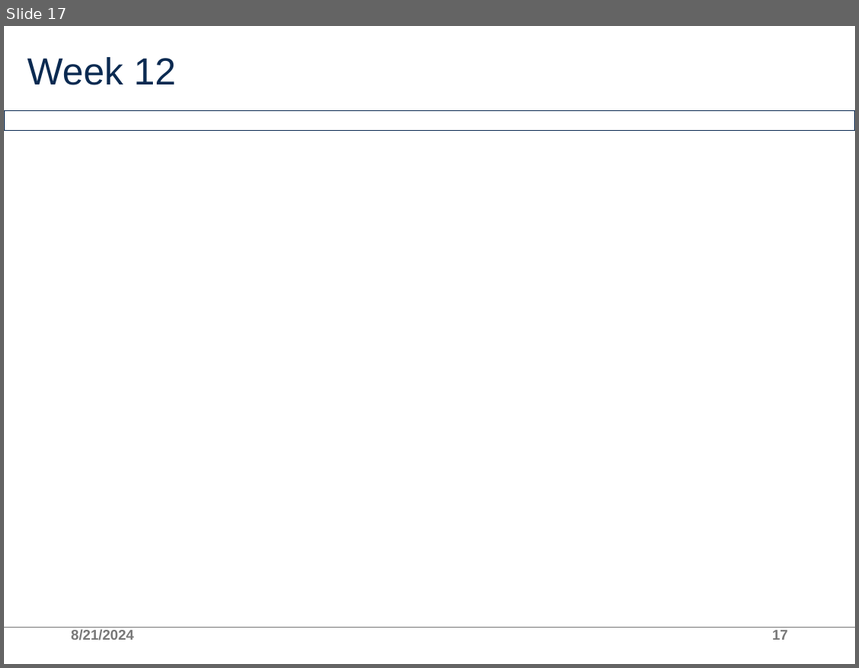
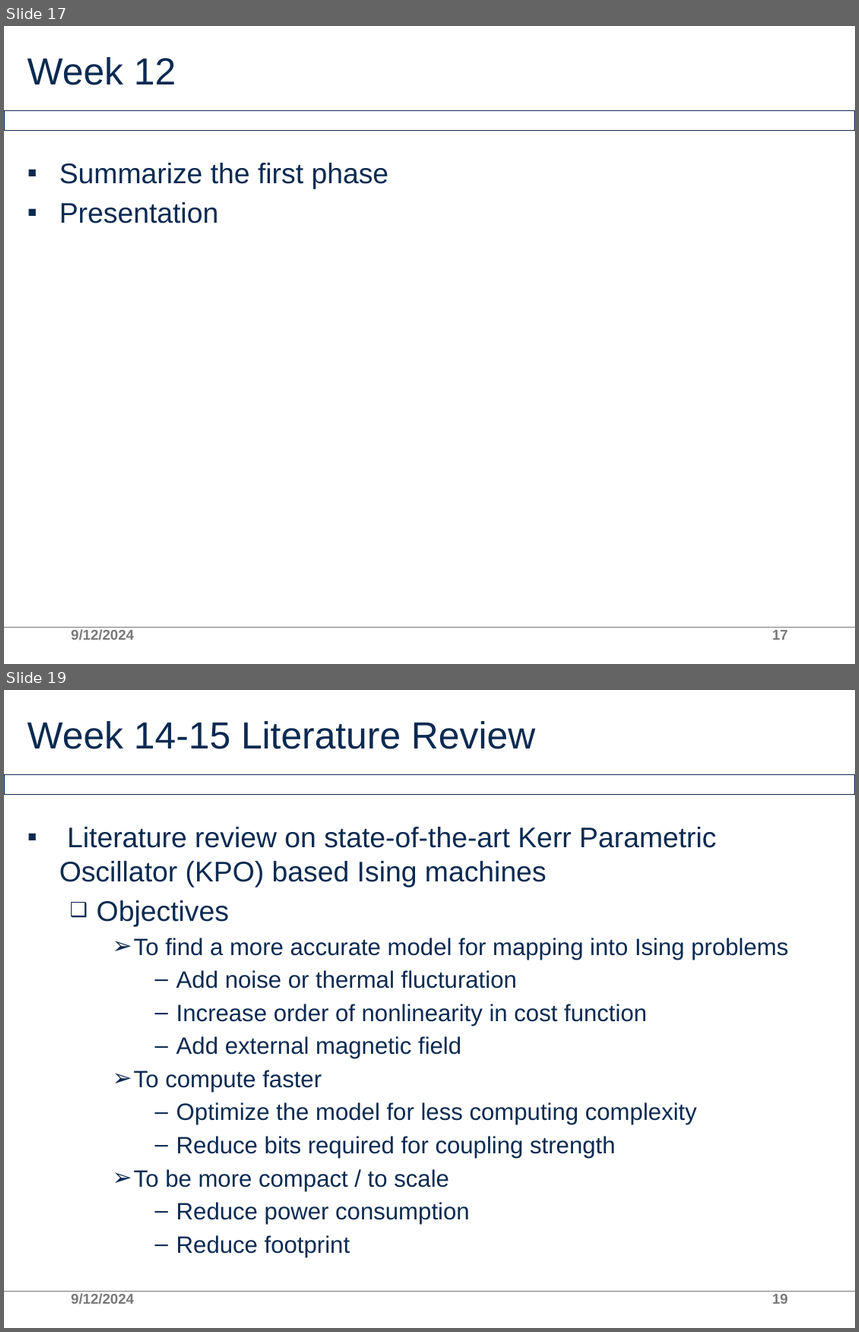
Before and after one commit to AllInCoffee/WHK_workplace, a slide deck: progress.pptx. Shown one above the other, each under a label of ours: slide 17 before the commit, slides 17 and 19 after it; the slides between them are not shown. The pictures are 859x668 and 859x1332 pixels, drawn with LibreOffice and Linux fonts; fonts in the diff are those of the drawing; background and template pictures are left out. Boxes give left, top, right and bottom in pixels: in the first picture for what was removed or moved away, otherwise in the second. Text is boxed around its words. In the diff, an @@ line names an element or a change of style, - is before the commit and + after.

```diff
--- a/progress.pptx
+++ b/progress.pptx
@@ slide 19 added at <box>4,690,855,1328</box>, background #FFFFFF; not listed: 2 template elements that a slide beside it also shows @@
@@ title added at <box>28,721,535,749</box>, 32 pt, text #0B2A51 @@
+Week 14-15 Literature Review
@@ text added at <box>59,827,788,1258</box>, 20 pt, text #0B2A51 @@
+▪ Literature review on state-of-the-art Kerr Parametric Oscillator (KPO) based Ising machines
+  ❑ Objectives
+    ➢ To find a more accurate model for mapping into Ising problems
+      – Add noise or thermal flucturation
+      – Increase order of nonlinearity in cost function
+      – Add external magnetic field
+    ➢ To compute faster
+      – Optimize the model for less computing complexity
+      – Reduce bits required for coupling strength
+    ➢ To be more compact / to scale
+      – Reduce power consumption
+      – Reduce footprint
@@ text added at <box>71,1293,134,1305</box>, 12 pt, text #797979 @@
+9/12/2024
@@ page number added at <box>772,1294,788,1304</box>, 12 pt, text #797979 @@
+19
@@ slide 17 changed as well @@
@@ text added at <box>59,163,389,224</box>, 24 pt, text #0B2A51 @@
+▪ Summarize the first phase
+▪ Presentation
@@ text at <box>71,629,134,641</box>: text changed @@
-8/21/2024
+9/12/2024
```
Also in this commit, not shown: 15 other slides changed, 1 other slide added, 1 other file.
